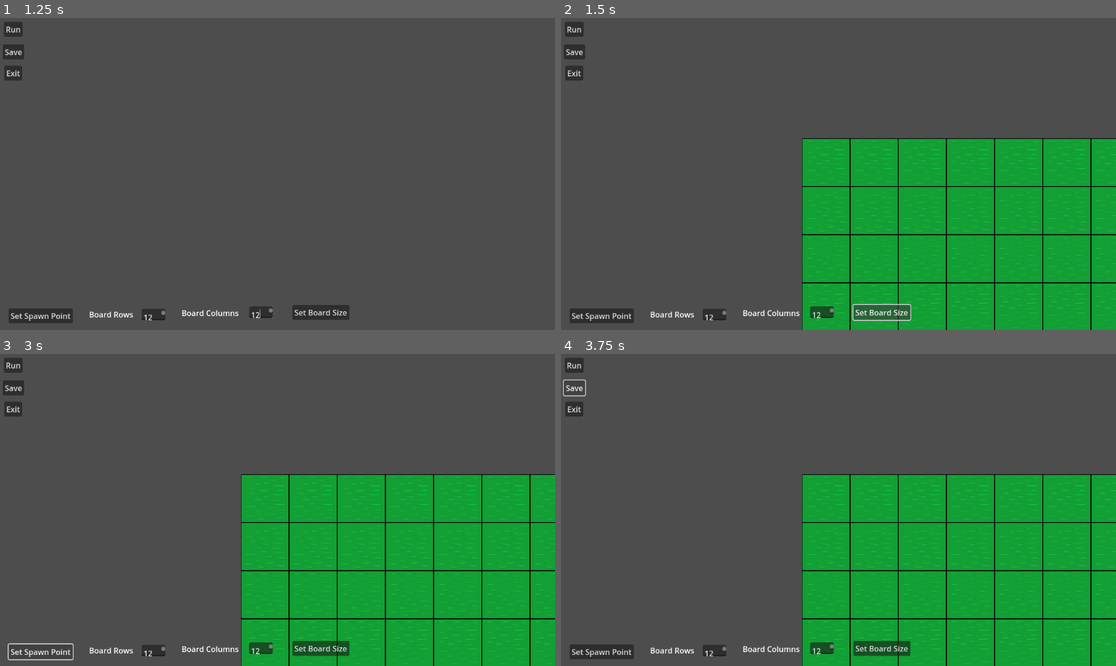
Above: before the commit, frames 1-4 (two rows, left to right).
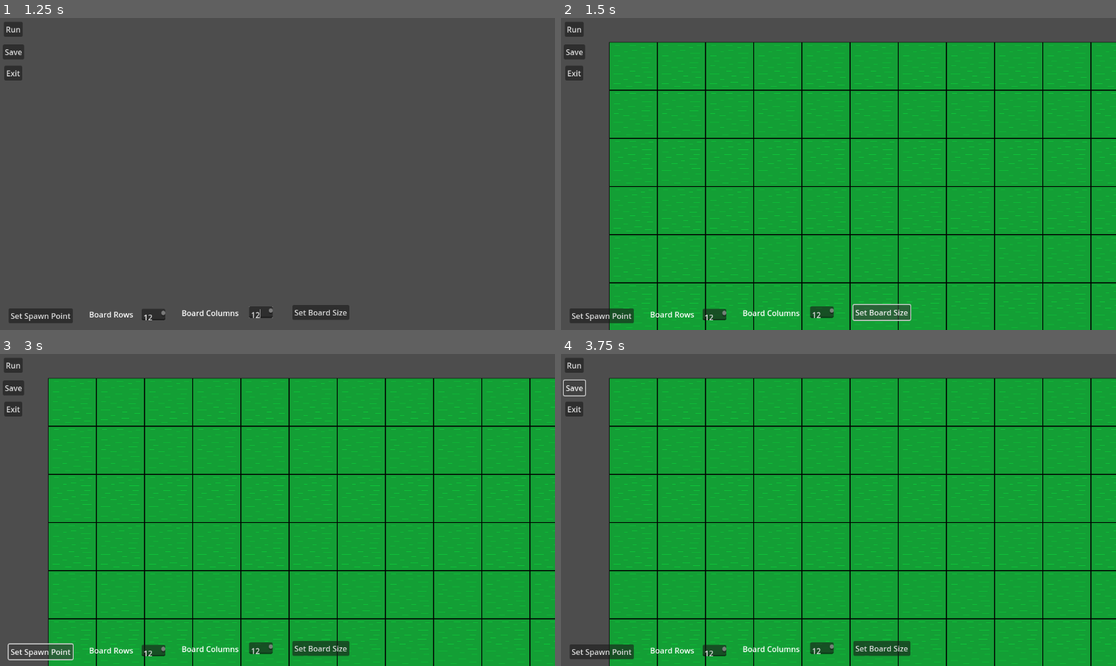
Above: after the commit, the same moments.

Repository: Killfreek/Rats
Game: Godot game, scene res://Levels/LevelMaker.tscn
The game is run twice, just before and just after one commit, with the same random seed, the same clock (stepped at 60 frames per second) and the same inputs. This scene is started directly instead of the project's main scene.
Inputs (mouse positions are in pixels of both pictures, inside the frame that each line leads up to):
- Up to frame 1 (1.25 s): click (155, 314) at 0.52 s; type "12" at 0.6 s; click (260, 311) at 0.75 s; type "12" at 0.83 s
- Up to frame 2 (1.5 s): click "Set Board Size" at 1.25 s
- Up to frame 3 (3 s): click "Run" at 2 s; click "Set Spawn Point" at 2.75 s
- Up to frame 4 (3.75 s): click "Save" at 3.5 s

Frame 1 is identical in both runs. In frame 2, 49% of the frame differs, in the area x 8-100%, y 7-100%; in frame 3, 49%; in frame 4, 49%.

Commit message:
Fixed bug around row and column being wrong way round

Diff:
--- a/Levels/LevelMaker.tscn
+++ b/Levels/LevelMaker.tscn
@@ -60,7 +60,7 @@
 levelCreator = NodePath("../LevelCreator")
 
 [node name="LevelCreator" type="Node2D" parent="." node_paths=PackedStringArray("tileMap")]
-position = Vector2(500, 250)
+position = Vector2(100, 50)
 script = ExtResource("2_k1qtf")
 tileMap = NodePath("TileMap")
 
--- a/Scripts/LevelCreator.gd
+++ b/Scripts/LevelCreator.gd
@@ -8,4 +8,4 @@
 	var pattern = tileMap.tile_set.get_pattern(1);
 	for row in range(rows):
 		for col in range(columns):
-			tileMap.set_pattern(0, Vector2(row, col), pattern);
+			tileMap.set_pattern(0, Vector2(col, row), pattern);
